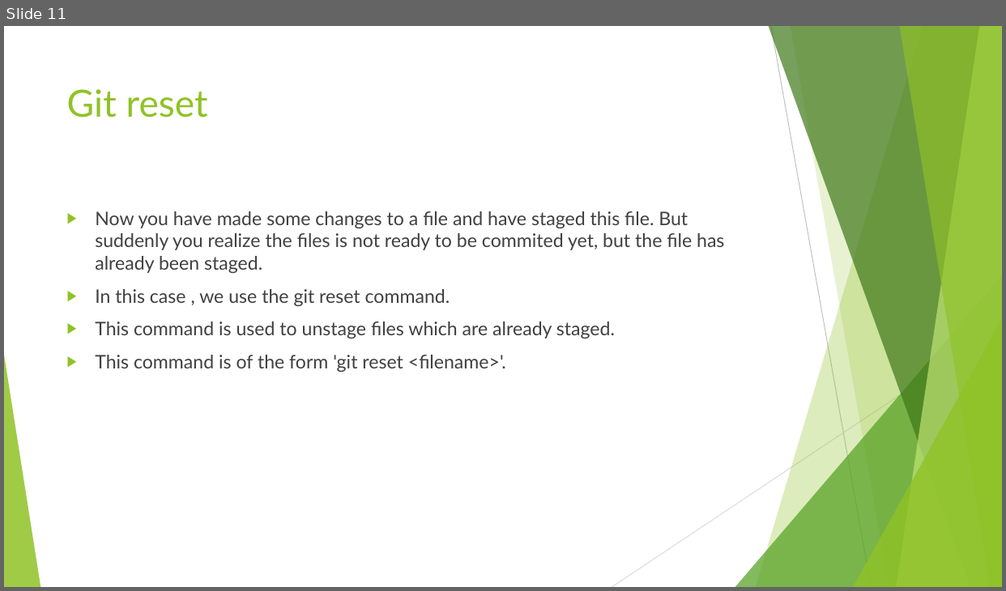
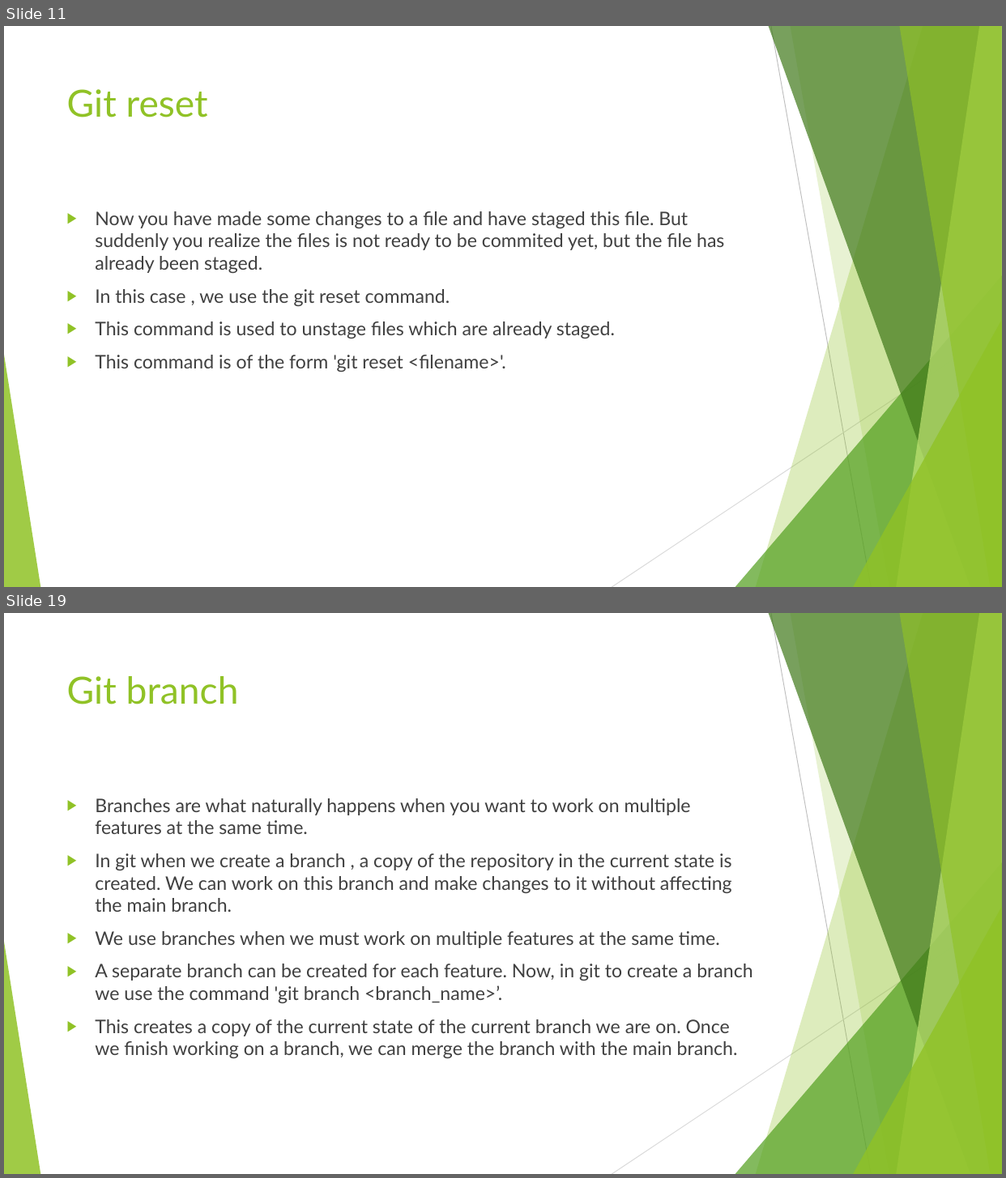
Before and after one commit to Gautam0401/My-Repo, a slide deck: GIT.pptx. Shown one above the other, each under a label of ours: slide 11 before the commit, slides 11 and 19 after it; the slides between them are not shown. The pictures are 1006x591 and 1006x1178 pixels, drawn with LibreOffice and Linux fonts; fonts in the diff are those of the drawing. Boxes give left, top, right and bottom in pixels: in the first picture for what was removed or moved away, otherwise in the second. Text is boxed around its words. In the diff, an @@ line names an element or a change of style, - is before the commit and + after.

Commit message:
Everything till git merge has been added

```diff
--- a/GIT.pptx
+++ b/GIT.pptx
@@ slide 19 added at bbox=[4, 613, 1002, 1174], background #FFFFFF; not listed: 10 template elements that a slide beside it also shows @@
@@ title added at bbox=[67, 676, 239, 705], 36 pt, text #90C226 @@
+Git branch
@@ text added at bbox=[95, 798, 752, 1059], 18 pt, text #404040 @@
+▶ Branches are what naturally happens when you want to work on multiple features at the same time.
+▶ In git when we create a branch , a copy of the repository in the current state is created. We can work on this branch and make changes to it without affecting the main branch.
+▶ We use branches when we must work on multiple features at the same time.
+▶ A separate branch can be created for each feature. Now, in git to create a branch we use the command 'git branch <branch_name>’.
+▶ This creates a copy of the current state of the current branch we are on. Once we finish working on a branch, we can merge the branch with the main branch.
```
Also in this commit, not shown: 9 other slides added.
